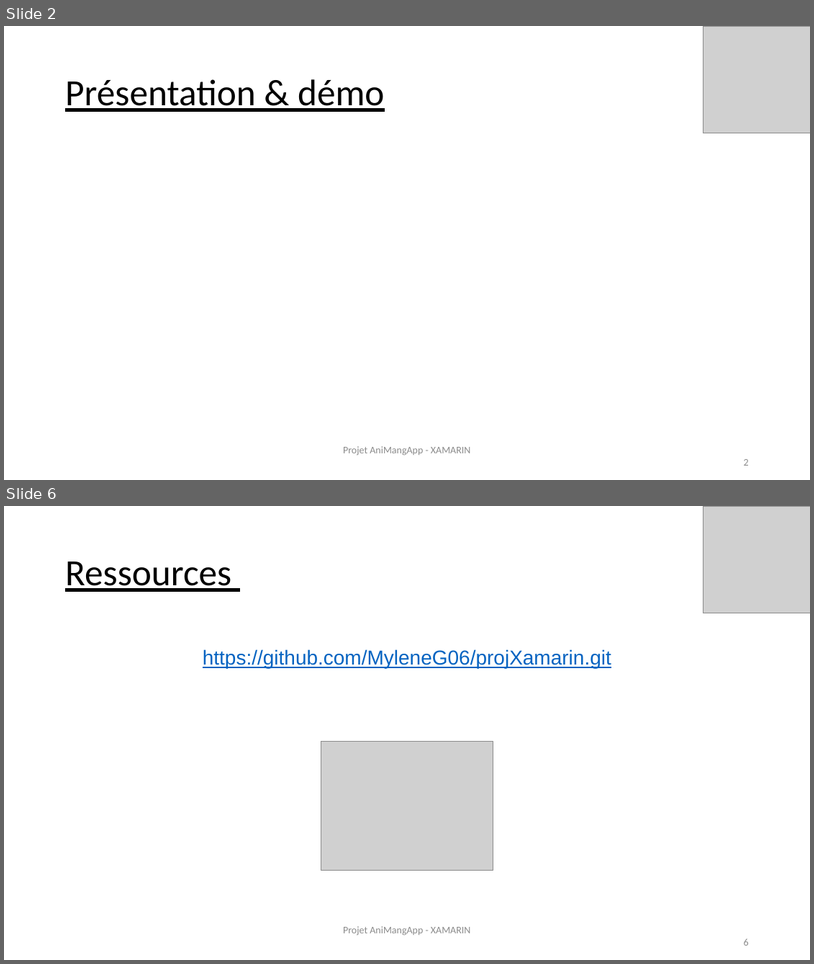
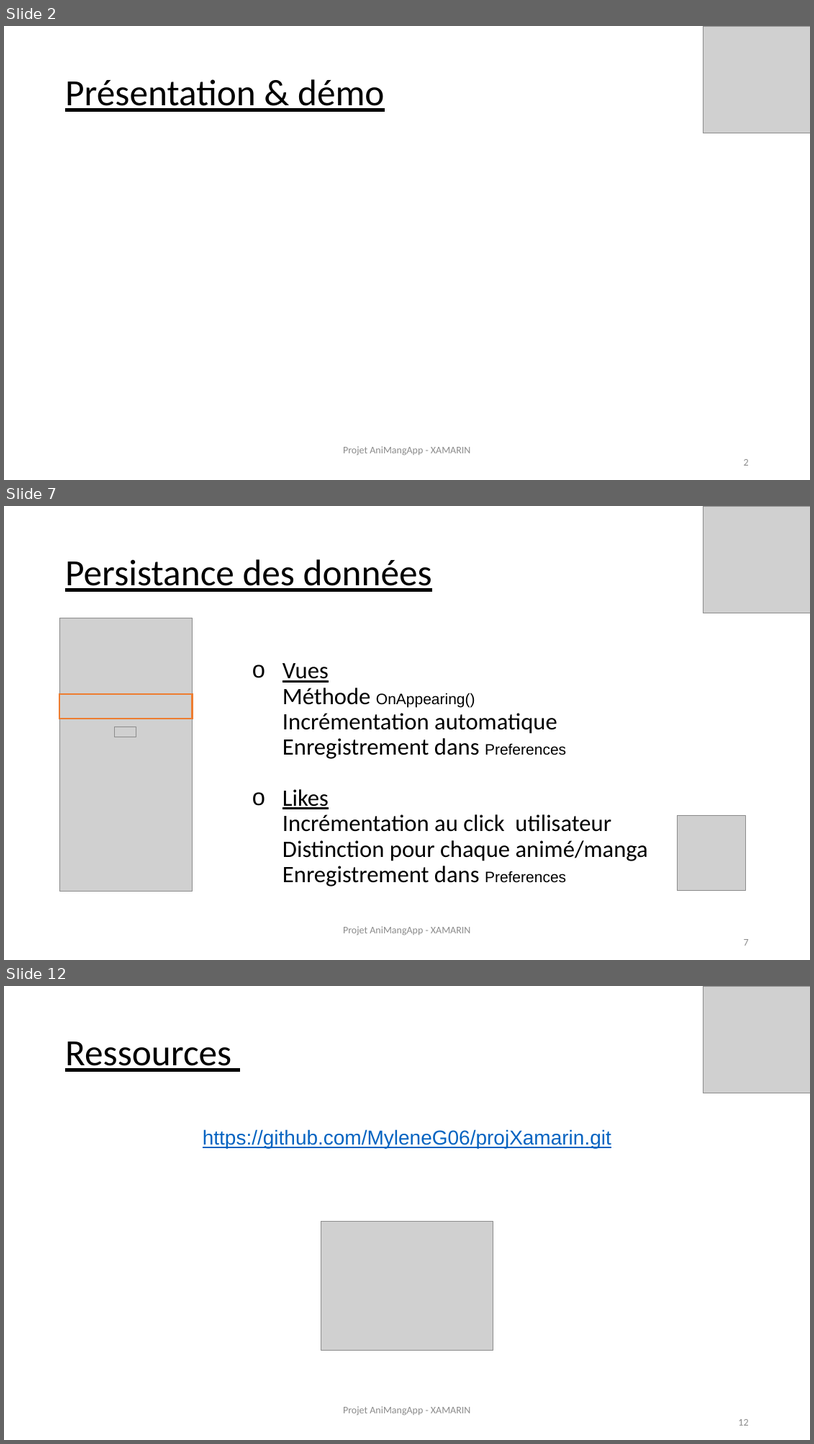
Before and after one commit to MyleneG06/projXamarin, a slide deck: Prez-Xamarin_AniMangApp.pptx. Shown one above the other, each under a label of ours: slides 2 and 6 before the commit, slides 2, 7 and 12 after it; the slides between them are not shown. The pictures are 814x964 and 814x1444 pixels, drawn with LibreOffice and Linux fonts; fonts in the diff are those of the drawing; grey boxes stand for pictures. Boxes give left, top, right and bottom in pixels: in the first picture for what was removed or moved away, otherwise in the second. Text is boxed around its words. In the diff, an @@ line names an element or a change of style, - is before the commit and + after.

```diff
--- a/Prez-Xamarin_AniMangApp.pptx
+++ b/Prez-Xamarin_AniMangApp.pptx
@@ slide 7 added at (x1=4, y1=506, x2=810, y2=960), background #FFFFFF @@
@@ picture added at (x1=703, y1=506, x2=810, y2=613) @@
@@ text added at (x1=65, y1=559, x2=432, y2=592), 44 pt, text #000000, underline @@
+Persistance des données
@@ picture added at (x1=59, y1=618, x2=193, y2=890) @@
@@ text added at (x1=283, y1=663, x2=648, y2=886), 28 pt, text #000000 @@
+    o Vues
+      Méthode OnAppearing()
+      Incrémentation automatique
+      Enregistrement dans Preferences
+    o Likes
+      Incrémentation au click utilisateur
+      Distinction pour chaque animé/manga
+      Enregistrement dans Preferences
+    …
@@ rectangle added at (x1=59, y1=694, x2=193, y2=718), outline #ED7D31 2 pt @@
@@ picture added at (x1=114, y1=727, x2=136, y2=737) @@
@@ picture added at (x1=678, y1=815, x2=746, y2=890) @@
@@ text added at (x1=343, y1=926, x2=749, y2=945), 12 pt, text #8B8B8B @@
+Projet AniMangApp - XAMARIN
+7
@@ what was slide 6 is now slide 12 @@
@@ text at (x1=738, y1=1419, x2=748, y2=1425): text changed @@
-6
+12
```
Also in this commit, not shown: 2 slides changed, 7 other slides added, 2 slides removed.
